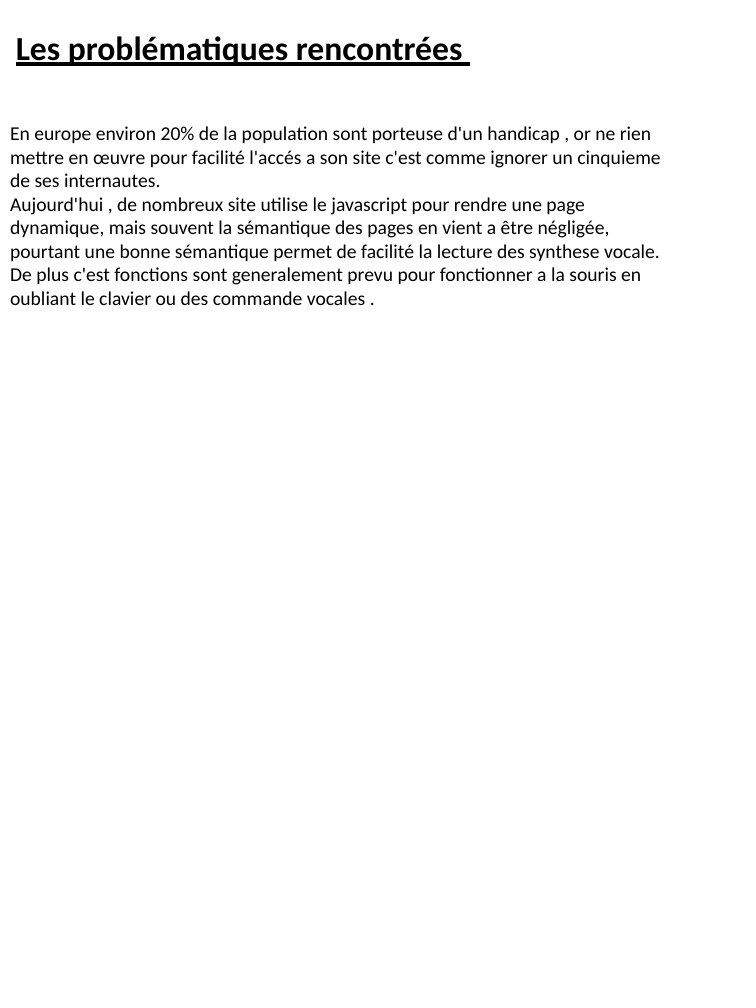
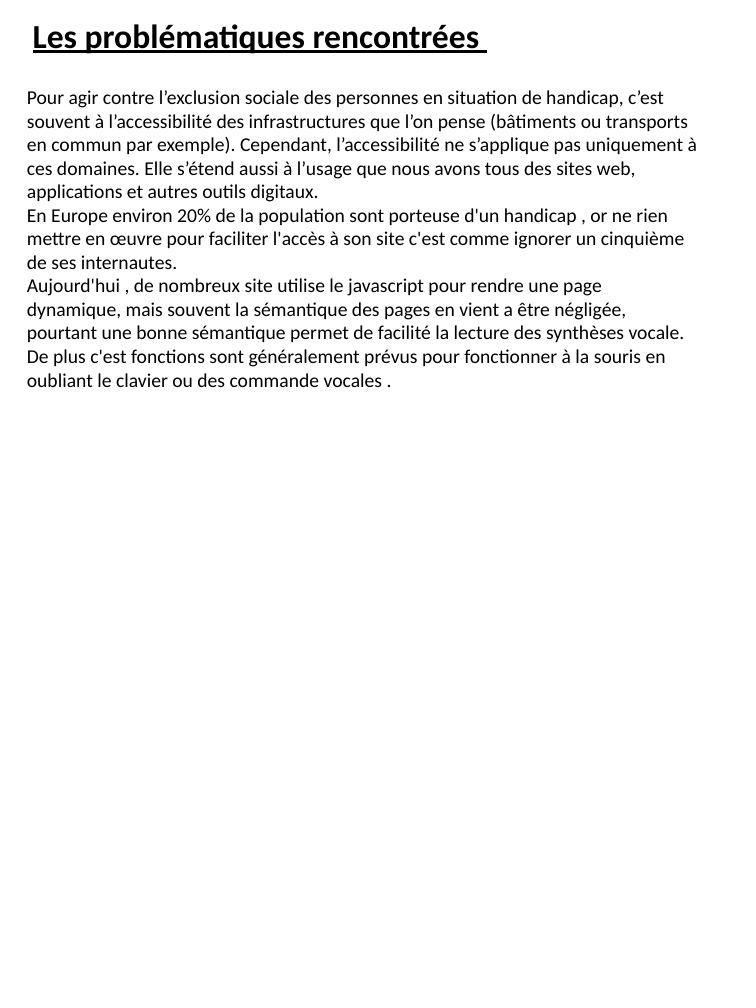
Before and after one commit to Bourg-en-Stress/accessibility, a slide deck: slide 6 of design/mockups/contenu.pptx (slide 5 before the commit). Drawn at 756x1008 pixels with LibreOffice and Linux fonts; fonts in the diff are those of the drawing. Boxes give left, top, right and bottom in pixels: in the first picture for what was removed or moved away, otherwise in the second. Text is boxed around its words. In the diff, an @@ line names an element or a change of style, - is before the commit and + after.

```diff
--- a/design/mockups/contenu.pptx
+++ b/design/mockups/contenu.pptx
@@ text "Les problématiques rencontrées": place and size @@
-text "Les problématiques rencontrées" at box(10, 36, 660, 305)
+text "Les problématiques rencontrées" at box(27, 24, 697, 387)
@@ text at box(27, 90, 697, 387): text changed @@
-En europe environ 20% de la population sont porteuse d'un handicap , or ne rien mettre en œuvre pour facilité l'accés a son site c'est comme ignorer un cinquieme de ses internautes.
-Aujourd'hui , de nombreux site utilise le javascript pour rendre une page dynamique, mais souvent la sémantique des pages en vient a être négligée, pourtant une bonne sémantique permet de facilité la lecture des synthese vocale.
-De plus c'est fonctions sont generalement prevu pour fonctionner a la souris en oubliant le clavier ou des commande vocales .
+Pour agir contre l’exclusion sociale des personnes en situation de handicap, c’est souvent à l’accessibilité des infrastructures que l’on pense (bâtiments ou transports en commun par exemple). Cependant, l’accessibilité ne s’applique pas uniquement à ces domaines. Elle s’étend aussi à l’usage que nous avons tous des sites web, applications et autres outils digitaux.
+En Europe environ 20% de la population sont porteuse d'un handicap , or ne rien mettre en œuvre pour faciliter l'accès à son site c'est comme ignorer un cinquième de ses internautes.
+Aujourd'hui , de nombreux site utilise le javascript pour rendre une page dynamique, mais souvent la sémantique des pages en vient a être négligée, pourtant une bonne sémantique permet de facilité la lecture des synthèses vocale.
+De plus c'est fonctions sont généralement prévus pour fonctionner à la souris en oubliant le clavier ou des commande vocales .
```
Also in this commit, not shown: 5 other slides changed, 6 slides added, 1 slide removed, 3 other files.
